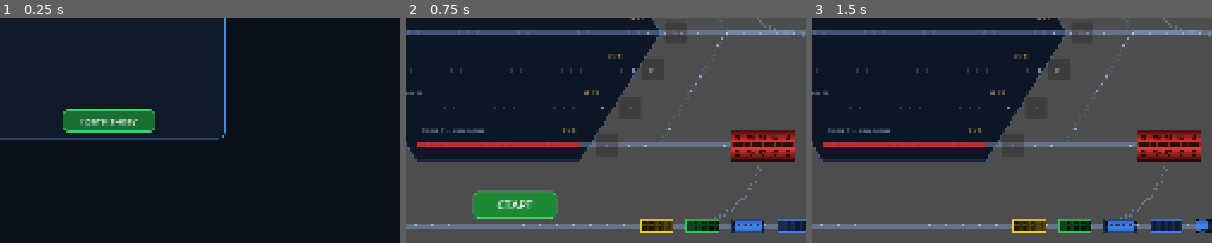
Above: before the commit, frames 1-3 (left to right).
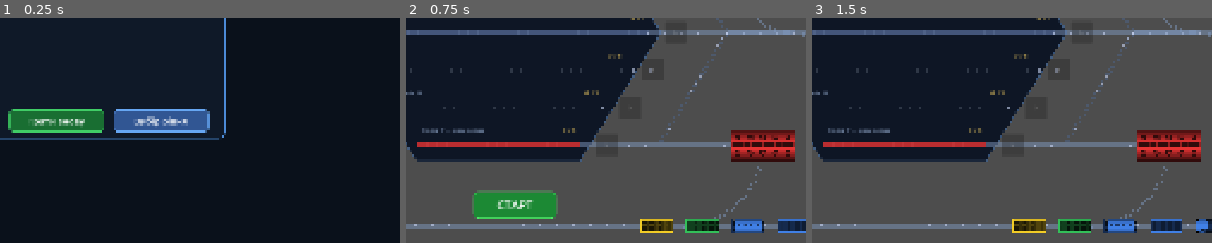
Above: after the commit, the same moments.

Repository: Fenimors99/shunting-game
Game: Godot game, scene res://scenes/VictoryScreen.tscn
The game is run twice, just before and just after one commit, with the same random seed, the same clock (stepped at 60 frames per second) and the same inputs. This scene is started directly instead of the project's main scene.
Inputs:
- Up to frame 1 (0.25 s): no input
- Up to frame 2 (0.75 s): click "Грати знову" at 0.5 s
- Up to frame 3 (1.5 s): click "СТАРТ" at 1.25 s
The pictures show only the part of the screen within x 36-86%, y 50-100%; the shares and areas given below are measured in that part.

The runs differ from the first frame. In frame 1, 4.6% of the frame differs, in the area x 2-53%, y 40-52%; in frame 2, nothing differs; in frame 3, nothing differs.

Commit message:
feat: add level selection navigation to victory screen

Diff:
--- a/scripts/VictoryScreen.gd
+++ b/scripts/VictoryScreen.gd
@@ -2,6 +2,8 @@
 class_name VictoryScreen
 
 const GAME_SCENE := "res://scenes/GameScreen.tscn"
+# // ЗМІНЕНО: Шлях до сцени вибору рівня
+const LEVEL_SELECT_SCENE := "res://scenes/LevelSelect.tscn"
 
 var final_time:   String = "00:00"
 var final_score:  int    = 0
@@ -38,9 +40,9 @@
 	# Панель
 	var panel := Panel.new()
 	panel.position = Vector2((vp.x - _pw) / 2.0, (vp.y - ph) / 2.0)
-	panel.size     = Vector2(_pw, ph)
+	panel.size      = Vector2(_pw, ph)
 	var ps := StyleBoxFlat.new()
-	ps.bg_color     = Color(0.06, 0.10, 0.16, 0.98)
+	ps.bg_color      = Color(0.06, 0.10, 0.16, 0.98)
 	ps.border_color = Color(0.30, 0.55, 0.85, 0.9)
 	ps.set_border_width_all(2)
 	ps.set_corner_radius_all(16)
@@ -52,7 +54,7 @@
 	title.text = "Вітаємо!" if level_index == 0 else "Усі завдання виконано!"
 	title.horizontal_alignment = HORIZONTAL_ALIGNMENT_CENTER
 	title.position = Vector2(0, 28)
-	title.size     = Vector2(_pw, 48)
+	title.size      = Vector2(_pw, 48)
 	title.add_theme_font_size_override("font_size", 34)
 	title.add_theme_color_override("font_color", Color(0.85, 0.95, 1.00))
 	panel.add_child(title)
@@ -61,7 +63,7 @@
 	sub.text = "Сортування завершено"
 	sub.horizontal_alignment = HORIZONTAL_ALIGNMENT_CENTER
 	sub.position = Vector2(0, 80)
-	sub.size     = Vector2(_pw, 32)
+	sub.size      = Vector2(_pw, 32)
 	sub.add_theme_font_size_override("font_size", 18)
 	sub.add_theme_color_override("font_color", Color(0.55, 0.70, 0.90, 0.8))
 	panel.add_child(sub)
@@ -76,7 +78,7 @@
 	time_lbl.text = result_text
 	time_lbl.horizontal_alignment = HORIZONTAL_ALIGNMENT_CENTER
 	time_lbl.position = Vector2(0, 118)
-	time_lbl.size     = Vector2(_pw, 32)
+	time_lbl.size      = Vector2(_pw, 32)
 	time_lbl.add_theme_font_size_override("font_size", 22)
 	time_lbl.add_theme_color_override("font_color", Color(0.9, 0.8, 0.2))
 	panel.add_child(time_lbl)
@@ -85,7 +87,7 @@
 	var sep := ColorRect.new()
 	sep.color    = Color(0.25, 0.40, 0.60, 0.4)
 	sep.position = Vector2(40, 162)
-	sep.size     = Vector2(_pw - 80, 1)
+	sep.size      = Vector2(_pw - 80, 1)
 	panel.add_child(sep)
 
 	# Leaderboard секція
@@ -93,14 +95,14 @@
 	lb_title.text = "Рейтинг"
 	lb_title.horizontal_alignment = HORIZONTAL_ALIGNMENT_CENTER
 	lb_title.position = Vector2(0, 172)
-	lb_title.size     = Vector2(_pw, 28)
+	lb_title.size      = Vector2(_pw, 28)
 	lb_title.add_theme_font_size_override("font_size", 17)
 	lb_title.add_theme_color_override("font_color", Color(0.60, 0.78, 1.00, 0.85))
 	panel.add_child(lb_title)
 
 	_lb_container = VBoxContainer.new()
 	_lb_container.position = Vector2(24, 204)
-	_lb_container.size     = Vector2(_pw - 48, 290)
+	_lb_container.size      = Vector2(_pw - 48, 290)
 	_lb_container.add_theme_constant_override("separation", 3)
 	panel.add_child(_lb_container)
 
@@ -112,25 +114,50 @@
 	loading_lbl.add_theme_color_override("font_color", Color(0.5, 0.6, 0.7, 0.7))
 	_lb_container.add_child(loading_lbl)
 
-	# Кнопка рестарту
-	var btn := Button.new()
-	btn.text = "Грати знову"
-	btn.custom_minimum_size = Vector2(220, 54)
-	btn.position = Vector2((_pw - 220) / 2.0, ph - 70)
-	var bs := StyleBoxFlat.new()
-	bs.bg_color     = Color(0.10, 0.45, 0.20, 0.95)
-	bs.border_color = Color(0.25, 0.80, 0.40)
-	bs.set_border_width_all(2)
-	bs.set_corner_radius_all(10)
-	var bsh := bs.duplicate()
-	bsh.bg_color = Color(0.15, 0.60, 0.28, 0.95)
-	btn.add_theme_stylebox_override("normal",   bs)
-	btn.add_theme_stylebox_override("hover",    bsh)
-	btn.add_theme_stylebox_override("pressed",  bsh)
-	btn.add_theme_color_override("font_color", Color.WHITE)
-	btn.add_theme_font_size_override("font_size", 22)
-	btn.pressed.connect(_on_restart)
-	panel.add_child(btn)
+	# // ЗМІНЕНО: Новий блок кнопок керування
+	# 1. Кнопка "Грати знову" (ліворуч)
+	var btn_restart := Button.new()
+	btn_restart.text = "Грати знову"
+	btn_restart.custom_minimum_size = Vector2(230, 54)
+	btn_restart.position = Vector2(40, ph - 70)
+
+	var bs_res := StyleBoxFlat.new()
+	bs_res.bg_color      = Color(0.10, 0.45, 0.20, 0.95)
+	bs_res.border_color  = Color(0.25, 0.80, 0.40)
+	bs_res.set_border_width_all(2)
+	bs_res.set_corner_radius_all(10)
+	var bsh_res := bs_res.duplicate()
+	bsh_res.bg_color = Color(0.15, 0.60, 0.28, 0.95)
+
+	btn_restart.add_theme_stylebox_override("normal",  bs_res)
+	btn_restart.add_theme_stylebox_override("hover",   bsh_res)
+	btn_restart.add_theme_stylebox_override("pressed", bsh_res)
+	btn_restart.add_theme_color_override("font_color", Color.WHITE)
+	btn_restart.add_theme_font_size_override("font_size", 22)
+	btn_restart.pressed.connect(_on_restart)
+	panel.add_child(btn_restart)
+
+	# 2. Кнопка "Вибір рівня" (праворуч)
+	var btn_menu := Button.new()
+	btn_menu.text = "Вибір рівня"
+	btn_menu.custom_minimum_size = Vector2(230, 54)
+	btn_menu.position = Vector2(290, ph - 70)
+
+	var bs_menu := StyleBoxFlat.new()
+	bs_menu.bg_color      = Color(0.20, 0.35, 0.60, 0.95)
+	bs_menu.border_color  = Color(0.40, 0.65, 0.95)
+	bs_menu.set_border_width_all(2)
+	bs_menu.set_corner_radius_all(10)
+	var bsh_menu := bs_menu.duplicate()
+	bsh_menu.bg_color = Color(0.25, 0.45, 0.75, 0.95)
+
+	btn_menu.add_theme_stylebox_override("normal",  bs_menu)
+	btn_menu.add_theme_stylebox_override("hover",   bsh_menu)
+	btn_menu.add_theme_stylebox_override("pressed", bsh_menu)
+	btn_menu.add_theme_color_override("font_color", Color.WHITE)
+	btn_menu.add_theme_font_size_override("font_size", 22)
+	btn_menu.pressed.connect(_on_level_select)
+	panel.add_child(btn_menu)
 
 	# Запускаємо submit → по сигналу зробимо fetch
 	FirebaseDB.score_submitted.connect(_on_score_submitted, CONNECT_ONE_SHOT)
@@ -144,13 +171,11 @@
 
 
 func _on_score_submit_failed(_error: String) -> void:
-	# Навіть при помилці спробуємо завантажити поточний рейтинг
 	FirebaseDB.leaderboard_loaded.connect(_on_leaderboard_loaded, CONNECT_ONE_SHOT)
 	FirebaseDB.fetch_leaderboard(level_index)
 
 
 func _on_leaderboard_loaded(entries: Array) -> void:
-	# Очищаємо "Завантаження…"
 	for c in _lb_container.get_children():
 		c.queue_free()
 
@@ -214,3 +239,7 @@
 
 func _on_restart() -> void:
 	get_tree().change_scene_to_file(GAME_SCENE)
+
+# // ЗМІНЕНО: Нова функція переходу до меню рівнів
+func _on_level_select() -> void:
+	get_tree().change_scene_to_file(LEVEL_SELECT_SCENE)
